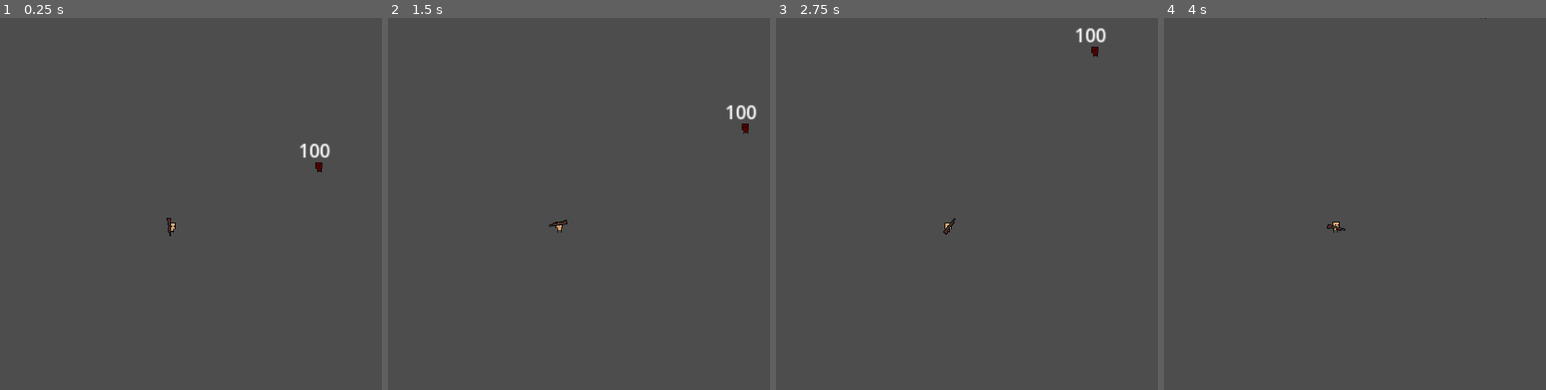
Above: before the commit, frames 1-4 (left to right).
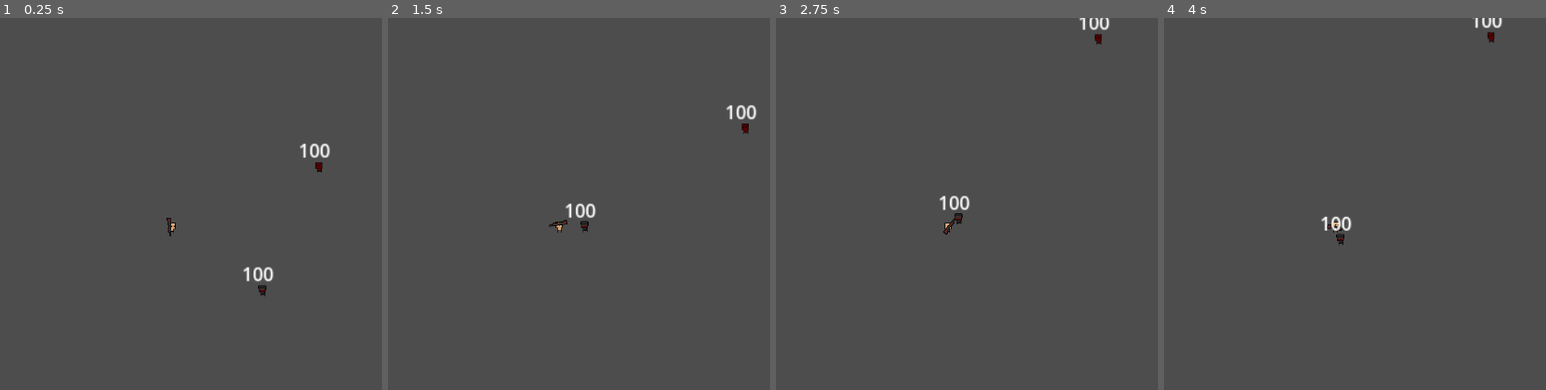
Above: after the commit, the same moments.

Repository: Uhboer/deffusion
Game: Godot game, scene res://scenes/world.tscn
The game is run twice, just before and just after one commit, with the same random seed, the same clock (stepped at 60 frames per second) and the same inputs.
Inputs (mouse positions are in pixels of both pictures, inside the frame that each line leads up to):
- Up to frame 1 (0.25 s): no input
- Up to frame 2 (1.5 s): tap Enter at 0.5 s; move the mouse to (720, 204) at 0.52 s; tap S (S) at 0.6 s; move the mouse to (410, 244) at 1.27 s; tap A (A) at 1.35 s
- Up to frame 3 (2.75 s): tap S (S) at 1.55, 2.3 s; tap Space at 2 s; move the mouse to (1020, 133) at 2.02 s; tap D (D) at 2.1 s
- Up to frame 4 (4 s): move the mouse to (1297, 308) at 2.77 s; tap S (S) at 2.85, 3.8 s; move the mouse to (outside the picture) at 3.52 s; tap W (W) at 3.6 s

The runs differ from the first frame. In frame 1, 0.2% of the frame differs, in the area x 63-72%, y 66-75%; in frame 2, 0.2%; in frame 3, 0.6%, in the area x 42-88%, y 0-56%; in frame 4, 0.4%.

Commit message:
topZombie added to the main scene

Diff:
--- a/scenes/world.tscn
+++ b/scenes/world.tscn
@@ -1,7 +1,8 @@
-[gd_scene load_steps=3 format=3 uid="uid://0r76ngbqb2rc"]
+[gd_scene load_steps=4 format=3 uid="uid://0r76ngbqb2rc"]
 
 [ext_resource type="PackedScene" uid="uid://dla1hwv3c2ir2" path="res://scenes/character_body_2d.tscn" id="1_wwfsk"]
 [ext_resource type="PackedScene" uid="uid://by7vcldpp7kdp" path="res://scenes/Mobs/zombie/zombie.tscn" id="3_noya1"]
+[ext_resource type="PackedScene" uid="uid://bckmmctayvou0" path="res://scenes/Mobs/topZombie/topZombie.tscn" id="3_vraqx"]
 
 [node name="world" type="Node2D"]
 
@@ -12,3 +13,6 @@
 
 [node name="zombie" parent="Mobs" instance=ExtResource("3_noya1")]
 position = Vector2(128, -44)
+
+[node name="topZombie" parent="Mobs" instance=ExtResource("3_vraqx")]
+position = Vector2(79, 63)
